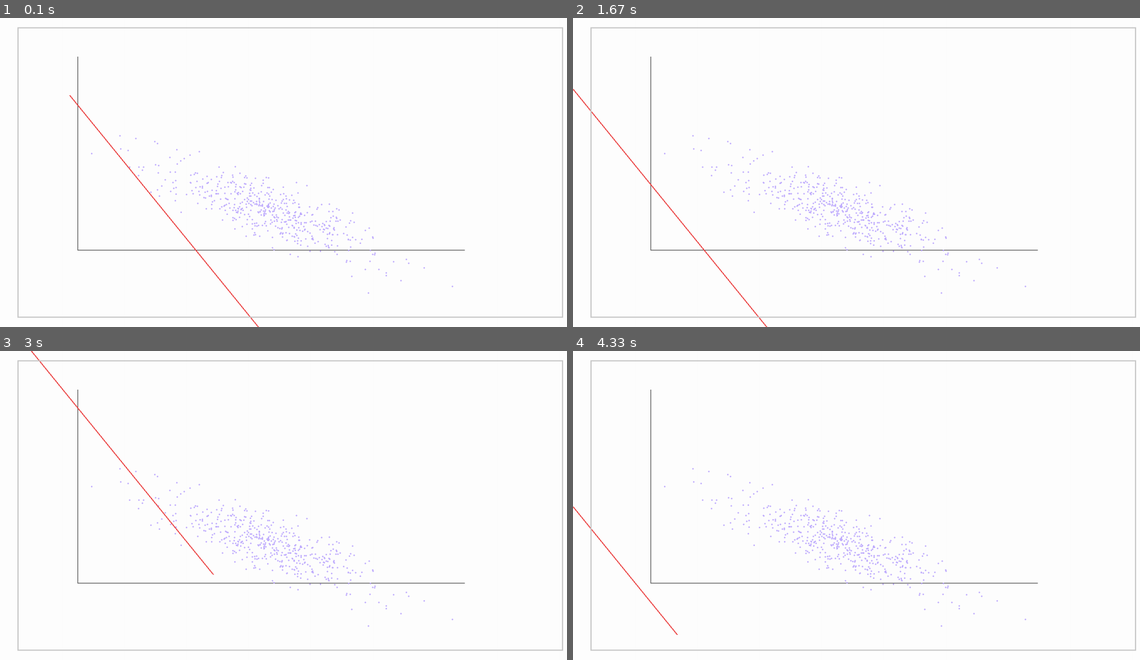
Above: before the commit, frames 1-4 (two rows, left to right).
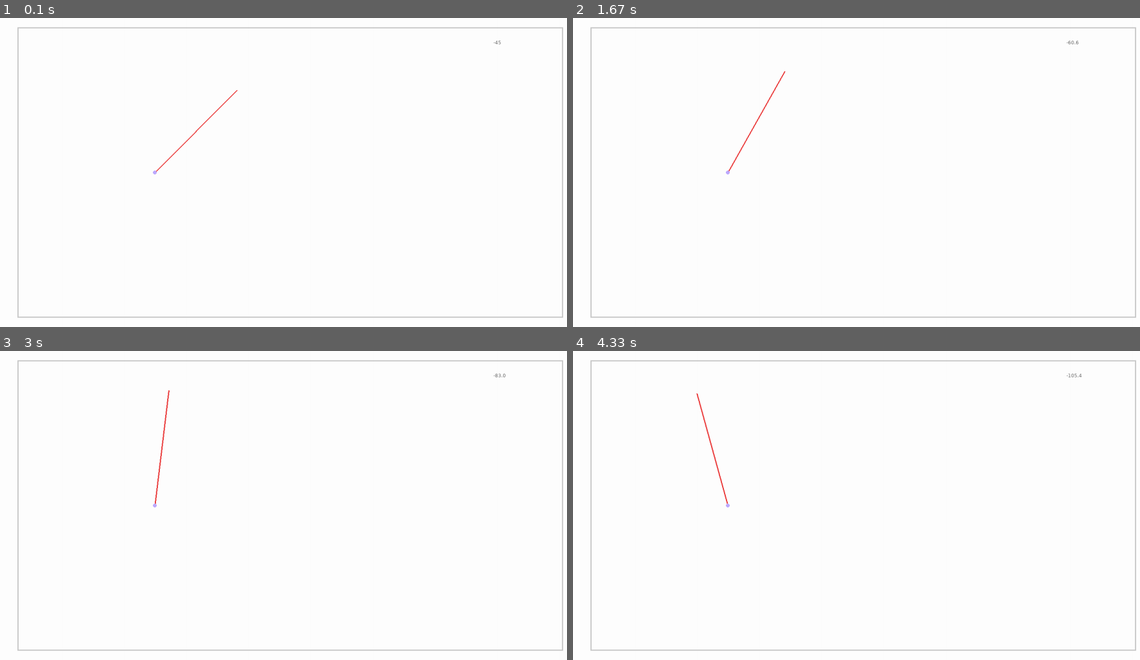
Above: after the commit, the same moments.

Repository: Biuku/LinearRegressionGame
Game: pygame game, started from main.py
The game is run twice, just before and just after one commit, with the same random seed, the same clock (stepped at 60 frames per second) and the same inputs.
Inputs (mouse positions are in pixels of both pictures, inside the frame that each line leads up to):
- Up to frame 1 (0.1 s): no input
- Up to frame 2 (1.67 s): press the mouse at (867, 191) at 0.37 s; move the mouse to (794, 184) at 0.47 s; release the mouse at (726, 175) at 0.6 s; press the mouse at (867, 191) at 0.7 s; move the mouse to (969, 237) at 0.8 s; release the mouse at (1077, 280) at 0.93 s; press the mouse at (867, 191) at 1.03 s; move the mouse to (794, 150) at 1.13 s; release the mouse at (726, 110) at 1.27 s; right-click (845, 119) at 1.38 s
- Up to frame 3 (3 s): press the mouse at (272, 452) at 1.7 s; move the mouse to (232, 428) at 1.8 s; release the mouse at (198, 403) at 1.93 s; press the mouse at (272, 452) at 2.03 s; move the mouse to (170, 443) at 2.13 s; release the mouse at (68, 437) at 2.27 s; press the mouse at (272, 452) at 2.37 s; move the mouse to (340, 452) at 2.47 s; release the mouse at (413, 449) at 2.6 s; press the mouse at (272, 452) at 2.7 s; move the mouse to (345, 440) at 2.8 s; release the mouse at (419, 428) at 2.93 s
- Up to frame 4 (4.33 s): press the mouse at (845, 452) at 3.03 s; move the mouse to (765, 468) at 3.13 s; release the mouse at (692, 486) at 3.27 s; press the mouse at (845, 452) at 3.37 s; move the mouse to (788, 468) at 3.47 s; release the mouse at (737, 480) at 3.6 s; press the mouse at (845, 452) at 3.7 s; move the mouse to (811, 428) at 3.8 s; release the mouse at (771, 406) at 3.93 s; press the mouse at (845, 452) at 4.03 s; move the mouse to (952, 477) at 4.13 s; release the mouse at (1066, 502) at 4.27 s

The runs differ from the first frame. In frame 1, 1.4% of the frame differs, in the area x 12-89%, y 7-100%; in frame 2, 1.4%, in the area x 0-90%, y 7-100%; in frame 3, 1.4%; in frame 4, 1.3%.

Commit message:
Trig applied to rotation

Diff:
--- /dev/null
+++ b/line.py
@@ -0,0 +1,80 @@
+""" April 7, 2021 """
+
+
+import pygame
+import math as m
+from setup.settings import Settings
+
+class FitLine:
+    def __init__(self, win):
+        pygame.init()
+        self.win = win
+        self.set = Settings()
+
+        self.start = [400, 400]
+        #self.end = [600, 200]
+
+        self.length = 300
+        #self.mid = [300, 300]
+        #self.slope = 1
+        self.angle = -45
+
+
+
+    def get_end_point(self):
+
+        x, y = self.start
+
+        rads = m.radians(self.angle)
+
+        end_x = x + m.cos(rads) * self.length
+        end_y = y + m.sin(rads) * self.length
+
+        return (end_x, end_y)
+
+
+
+    def draw(self):
+        end = self.get_end_point()
+
+        #pygame.draw.line(self.win, self.set.red, tuple(self.start), tuple(self.end), 3)
+        pygame.draw.line(self.win, self.set.red, tuple(self.start), end, 3)
+
+
+        ## Start a small circle denoting the start
+        pygame.draw.circle(self.win, self.set.blue, self.start, 5, 0)
+
+        self.printr()
+
+
+    def rotate(self, rotating, reverse_rotating):
+        """
+        Theory -- it's not about trig, but about ...
+        """
+        if rotating:
+            self.angle += 0.4
+
+        if reverse_rotating:
+            self.angle -= 0.4
+
+
+    def printr(self):
+        c = self.set.grey
+        x = self.set.win_w * 0.85 ## lower number --> leftward
+        y = self.set.win_h * 0.07 ## lower number --> upward
+
+        text = str(round(self.angle, 2))
+        printr = self.set.med_font.render(text, True, c)
+
+        self.win.blit( printr, (x, y) )
+
+
+    def move(self, moving):
+        if moving:
+
+
+            mx, my = pygame.mouse.get_rel()
+
+            for point in [self.start, self.end]:
+                point[0] += mx
+                point[1] += my
--- a/main.py
+++ b/main.py
@@ -4,7 +4,8 @@
 import numpy as np
 from setup.settings import Settings
 from setup.background import Background
-from setup.background import FitLine
+from plot import Plot
+from line import FitLine
 
 from setup.pygameBasics import PygameBasics
 
@@ -13,22 +14,34 @@
         pygame.init()
         super().__init__()
         self.fitline = FitLine(self.win)
+        self.plot = Plot(self.win)
 
         self.arr = None
         self.line = (500, -1.4) # Tuple for intercept and slope
+        self.mxmy = None
+
         self.moving = False
-
-        self.mxmy = None
+        self.rotating = False
+        self.reverse_rotating = False
 
 
     """ EVENTS """
 
-    def mouse_button_down_events(self):
-        self.moving = True
-        pygame.mouse.get_rel()
+    def left_click_events(self):
+        #pygame.mouse.get_rel()
+        #self.moving = True
+
+        self.reverse_rotating = True
+
+
+    def right_click_events(self):
+        #pygame.mouse.get_rel()
+        self.rotating = True
 
     def mouse_button_up_events(self):
         self.moving = False
+        self.rotating = False
+        self.reverse_rotating = False
 
     def keydown_events(self, event):
         if event.key == pygame.K_q:
@@ -38,56 +51,33 @@
     """ UPDATES """
 
     def updates(self):
-        self.draw_plot()
-        #self.calculateRSS()
-        self.draw_fit_line()
-        self.move_line()
-        self.update_screen()
+        self.fitline.move(self.moving)
+        self.fitline.rotate(self.rotating, self.reverse_rotating)
+        self.draw()
 
 
-    def calculateRSS(self):
-        pass
-
-    def draw_fit_line(self):
+    def draw(self):
+        #self.plot.draw(self.arr) ## Turn off for trig stuff
         self.fitline.draw()
-
-    def move_line(self):
-        if self.moving:
-            mx, my = pygame.mouse.get_rel()
-            self.fitline.move(mx, my)
-
-
-    def draw_plot(self):
-        w, h = 1000, 500
-
-        left, top = 200, 100
-        right, bottom = left + w, top + h
-
-
-        zero_zero = (left, bottom)
-
-        pygame.draw.line(self.win, self.set.grey, (left, top), zero_zero, 2)
-        pygame.draw.line(self.win, self.set.grey, zero_zero, (right, bottom), 2)
-
-        for pair in self.arr:
-            x = pair[0] + left
-            y = pair[1] + top
-
-            pygame.draw.circle(self.win, self.set.blue, (x,y), 2, 0)
-
+        self.update_screen()
 
 
     """ MAIN """
     def main(self):
 
-        #self.arr = np.load("usa_housing_scaled.npy")
-        self.arr = np.load("ecommerce.npy")
-
-        #print(arr[:20])
-
+        # self.arr = np.load('data/ecommerce.npy')
+        #
+        # MIT = pygame.image.load('mit.jpg')
+        # degrees = 0
 
         while True:
             self.win.fill(self.set.white)
+
+            # degrees += -1
+            # rotated = pygame.transform.rotate(MIT, degrees)
+            # self.win.blit(rotated, (800, 200))
+            # pygame.display.flip()
+
             self.set.clock.tick(self.set.FPS)
             self.events()
             self.updates()
--- /dev/null
+++ b/plot.py
@@ -0,0 +1,31 @@
+""" April 7, 2021 """
+
+""" Background objects are like painted scenery. No functional interactions."""
+
+import pygame
+from setup.settings import Settings
+
+
+class Plot:
+
+    def __init__(self, win):
+        pygame.init()
+        self.win = win
+        self.set = Settings()
+
+    def draw(self, arr):
+        w, h = 1000, 500
+
+        left, top = 200, 100
+        right, bottom = left + w, top + h
+
+        zero_zero = (left, bottom)
+
+        pygame.draw.line(self.win, self.set.grey, (left, top), zero_zero, 2)
+        pygame.draw.line(self.win, self.set.grey, zero_zero, (right, bottom), 2)
+
+        for pair in arr:
+            x = pair[0] + left
+            y = pair[1] + top
+
+            pygame.draw.circle(self.win, self.set.blue, (x,y), 2, 0)
--- a/setup/background.py
+++ b/setup/background.py
@@ -32,30 +32,3 @@
         thick = 3
 
         pygame.draw.rect(self.win, c, pygame.Rect(x, y, w, h), thick)
-
-
-class FitLine:
-    def __init__(self, win):
-        pygame.init()
-        self.win = win
-        self.set = Settings()
-
-        self.slope = -1.2
-        self.start = [180, 200]
-        self.end = self.get_end()
-
-    def get_end(self):
-
-        x = 200 + 500
-        y = x*(-1 * self.slope)
-
-        return [x, y]
-
-    def draw(self):
-        pygame.draw.line(self.win, self.set.red, tuple(self.start), tuple(self.end), 3)
-
-    def move(self, mx, my):
-
-        for thing in [self.start, self.end]:
-            thing[0] += mx
-            thing[1] += my
--- a/setup/pygameBasics.py
+++ b/setup/pygameBasics.py
@@ -17,7 +17,11 @@
         for event in pygame.event.get():
 
             if event.type == pygame.MOUSEBUTTONDOWN:
-                self.mouse_button_down_events()
+                if pygame.mouse.get_pressed()[0]:
+                    self.left_click_events()
+
+                if pygame.mouse.get_pressed()[2]:
+                    self.right_click_events()
 
             elif event.type == pygame.MOUSEBUTTONUP:
                 self.mouse_button_up_events()
Binary file added: Jupyter/Trig/applied_sine.jpg
Binary file added: Jupyter/Trig/compass.JPG
Binary file added: Jupyter/Trig/game_dev.jpg
Binary file added: Jupyter/Trig/trig1.JPG
Renamed: Jupyter/Ecommerce Customers.csv -> Jupyter/data/Ecommerce Customers.csv
Renamed: Jupyter/USA_Housing.csv -> Jupyter/data/USA_Housing.csv
Renamed: Jupyter/ages and deaths.csv -> Jupyter/data/ages and deaths.csv
Renamed: ecommerce.npy -> data/ecommerce.npy
Renamed: usa_housing.npy -> data/usa_housing.npy
Renamed: usa_housing_scaled.npy -> data/usa_housing_scaled.npy
Binary file added: mit.jpg
Not shown, removed: .~lock.LinearRegression Whiteboarding.odt#
(and 9 more such lines)
